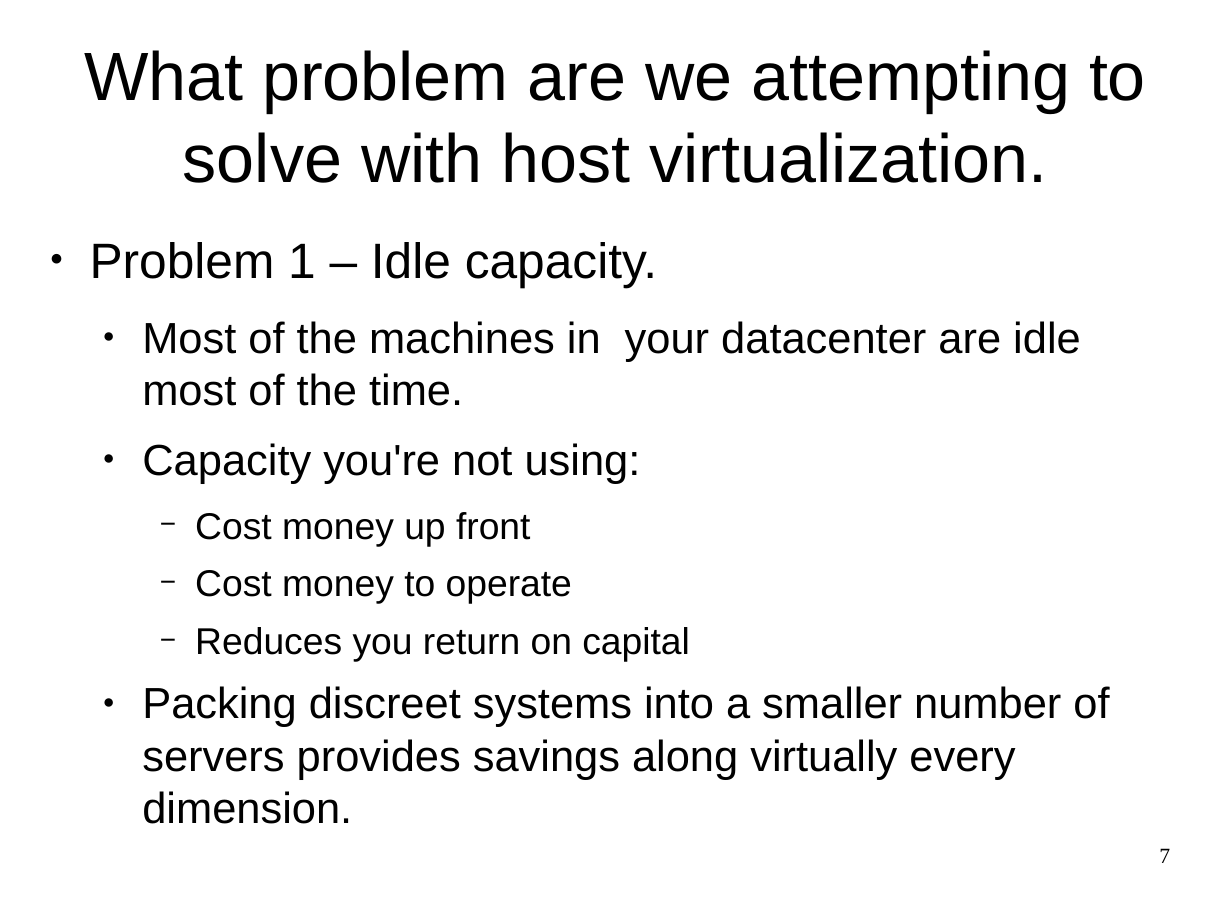
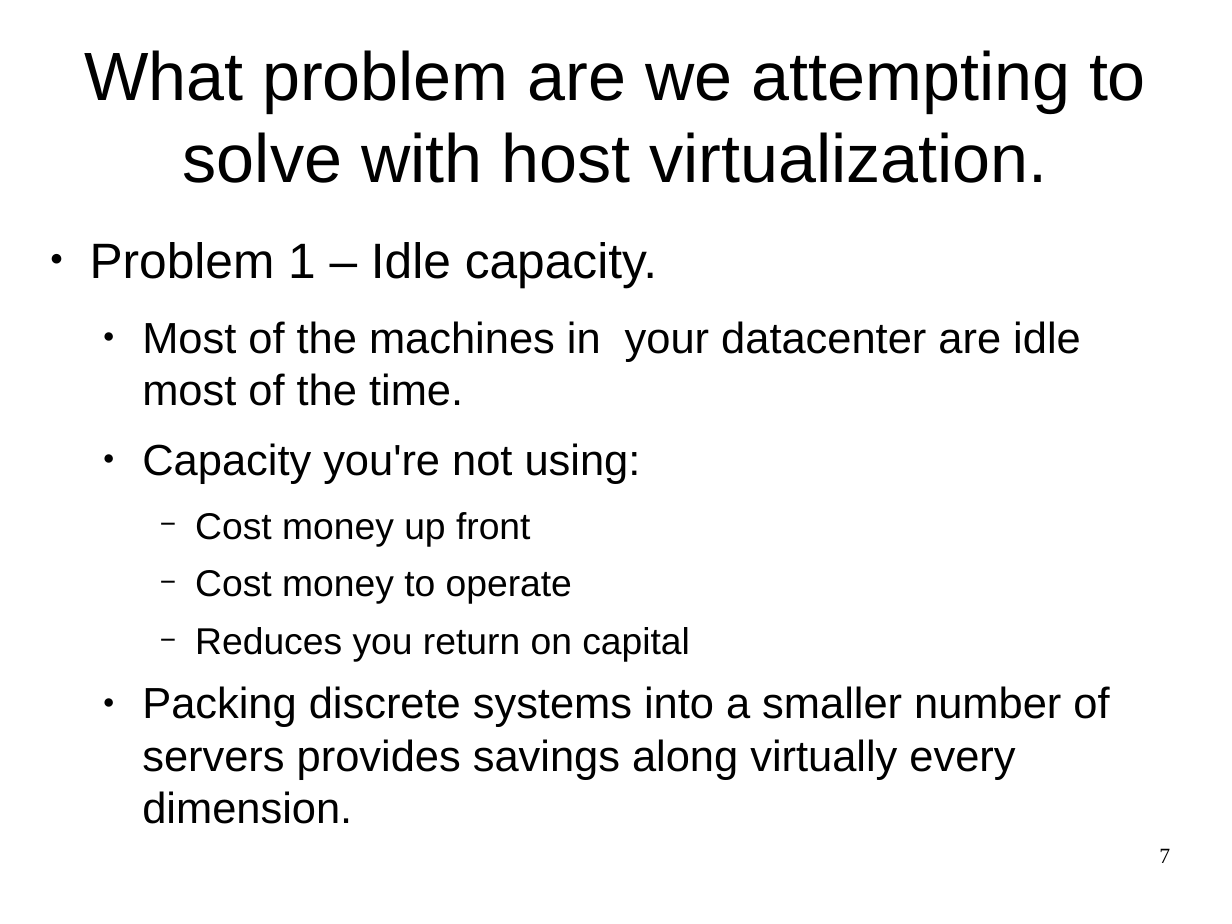
Before and after one commit to afnog/sse, a slide deck: slide 7 of virtualisation/docs/sse-virtualization-overview-2014.odp. Drawn at 1232x924 pixels with LibreOffice and Linux fonts; fonts in the diff are those of the drawing. Boxes give left, top, right and bottom in pixels: in the first picture for what was removed or moved away, otherwise in the second. Text is boxed around its words. In the diff, an @@ line names an element or a change of style, - is before the commit and + after.

```diff
--- a/virtualisation/docs/sse-virtualization-overview-2014.odp
+++ b/virtualisation/docs/sse-virtualization-overview-2014.odp
@@ text at [142, 686, 1109, 824]: text changed @@
-  ● Packing discreet systems into a smaller number of servers provides savings along virtually every dimension.
+  ● Packing discrete systems into a smaller number of servers provides savings along virtually every dimension.
```
Also in this commit, not shown: 14 other slides changed, 1 other file.
